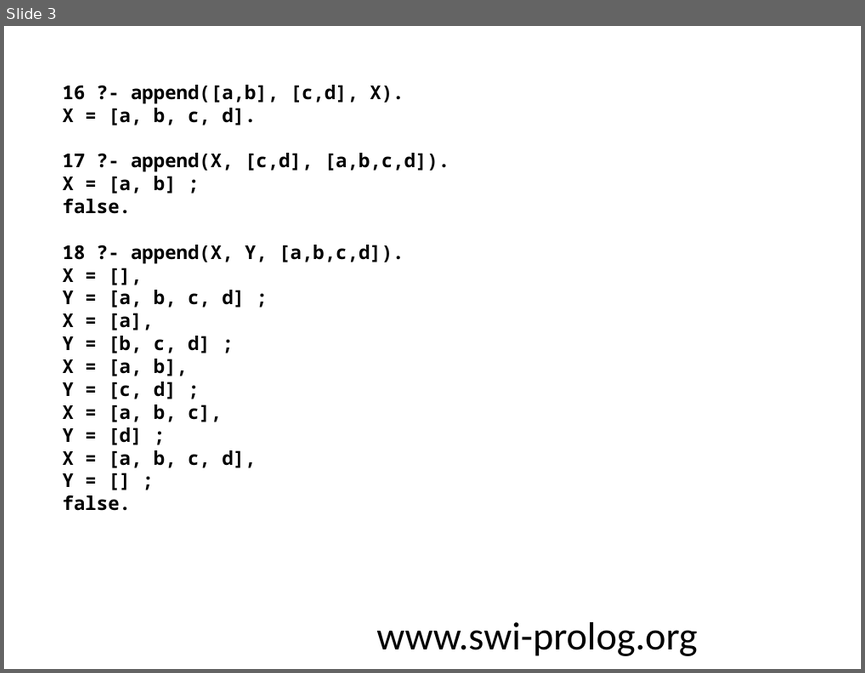
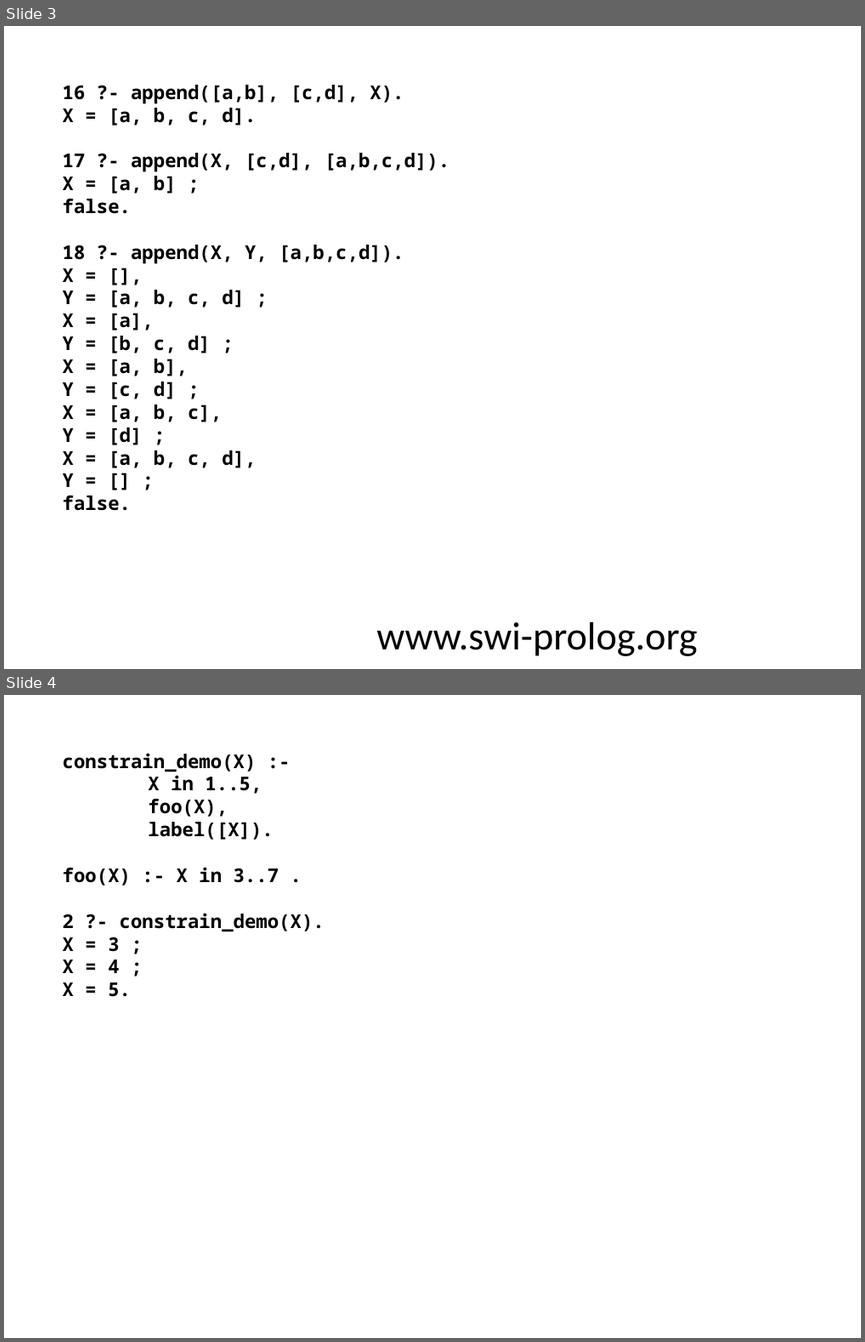
Before and after one commit to Anniepoo/oscon2014, a slide deck: osconversion.pptx. Shown one above the other, each under a label of ours: slide 3 before the commit, slides 3 and 4 after it. The pictures are 865x673 and 865x1342 pixels, drawn with LibreOffice and Linux fonts; fonts in the diff are those of the drawing. Boxes give left, top, right and bottom in pixels: in the first picture for what was removed or moved away, otherwise in the second. Text is boxed around its words. In the diff, an @@ line names an element or a change of style, - is before the commit and + after.

Commit message:
didn't save before commit

```diff
--- a/osconversion.pptx
+++ b/osconversion.pptx
@@ slide 4 added at [4, 695, 861, 1338], background #FFFFFF @@
@@ text added at [63, 753, 324, 997], 16 pt, text #000000, bold @@
+constrain_demo(X) :-
+X in 1..5,
+foo(X),
+label([X]).
+foo(X) :- X in 3..7 .
+2 ?- constrain_demo(X).
+X = 3 ;
+X = 4 ;
+X = 5.
```
